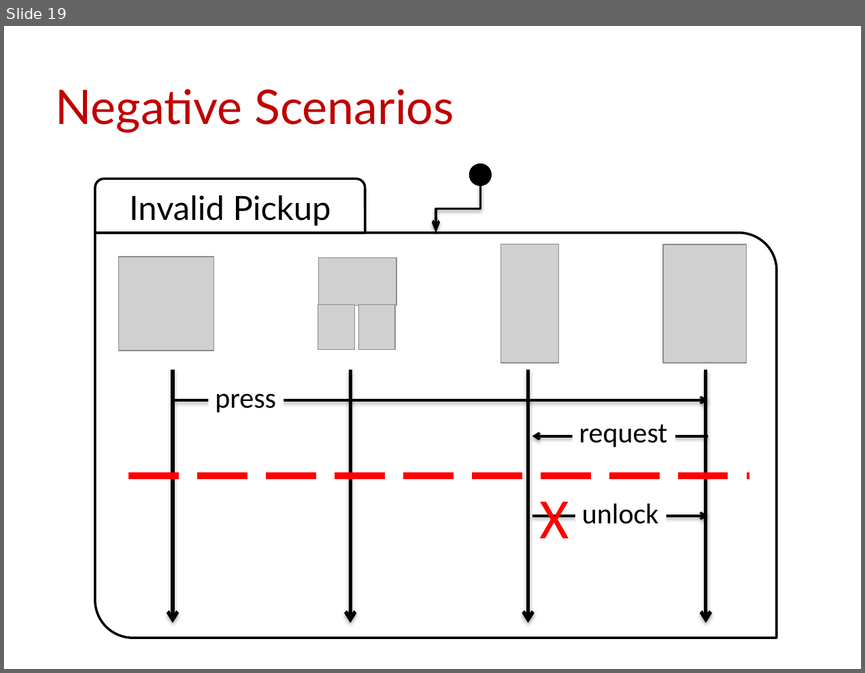
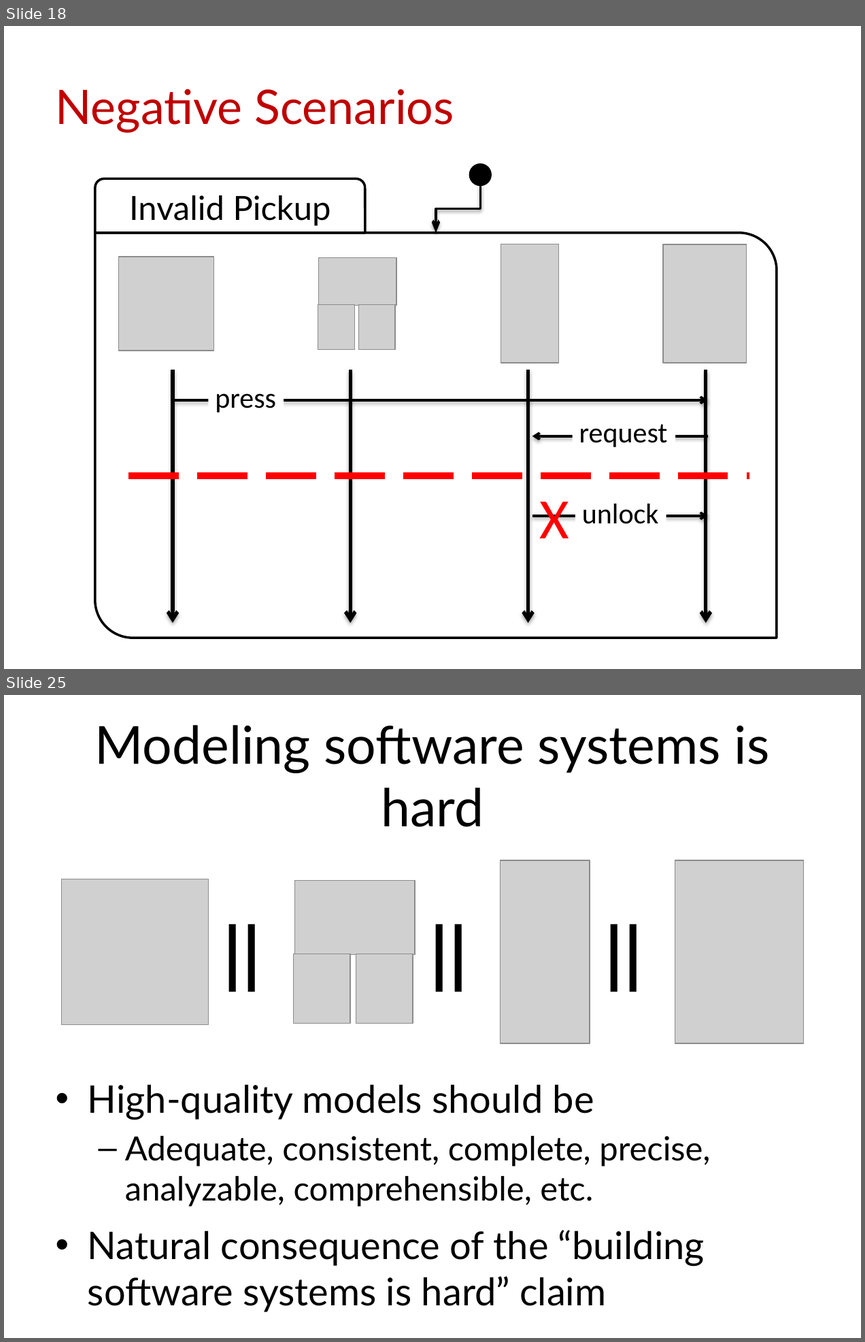
Before and after one commit to blambeau/phd, a slide deck: public-defense/slides.pptx. Shown one above the other, each under a label of ours: slide 19 before the commit, slides 18 and 25 after it; the slides between them are not shown. The pictures are 865x673 and 865x1342 pixels, drawn with LibreOffice and Linux fonts; fonts in the diff are those of the drawing; grey boxes stand for pictures. Boxes give left, top, right and bottom in pixels: in the first picture for what was removed or moved away, otherwise in the second. Text is boxed around its words. In the diff, an @@ line names an element or a change of style, - is before the commit and + after.

Commit message:
Added LTSA model

```diff
--- a/public-defense/slides.pptx
+++ b/public-defense/slides.pptx
@@ slide 25 added at (4,695,861,1338), background #FFFFFF @@
@@ title added at (94,725,770,827), 44 pt, text #000000 @@
+Modeling software systems is hard
@@ group added at (61,860,804,1044): 6 pictures, 3 texts @@
+||
+||
+||
@@ text added at (88,1084,710,1312), 32 pt, text #000000 @@
+• High-quality models should be
+  – Adequate, consistent, complete, precise, analyzable, comprehensible, etc.
+• Natural consequence of the “building software systems is hard” claim
@@ what was slide 19 is now slide 18 @@
```
Also in this commit, not shown: 6 slides changed, 7 other slides added, 2 other files.
